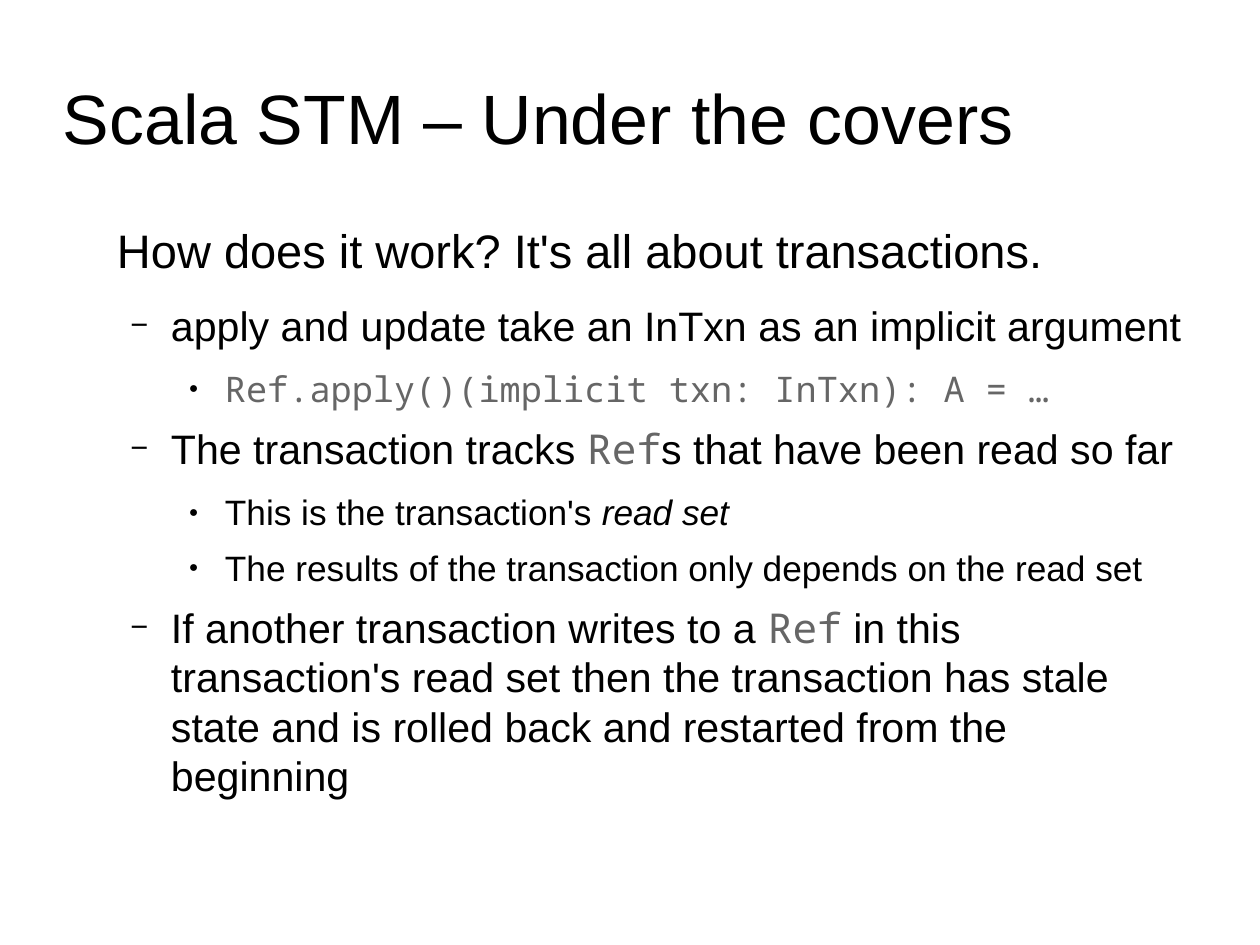
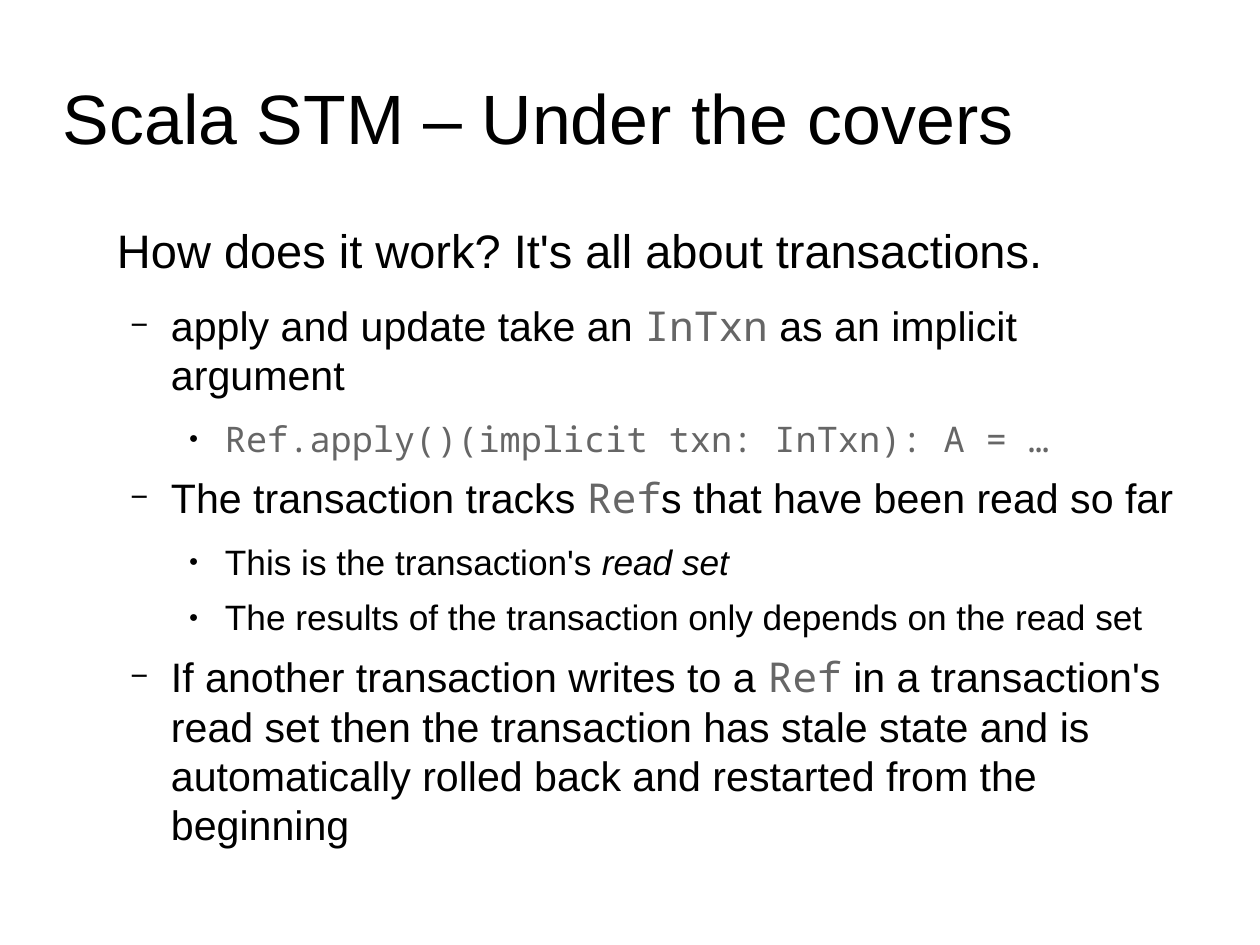
Before and after one commit to marcsaegesser/STMPresentation, a slide deck: slide 15 of slides/STMPresentation.odp. Drawn at 1260x945 pixels with LibreOffice and Linux fonts; fonts in the diff are those of the drawing. Boxes give left, top, right and bottom in pixels: in the first picture for what was removed or moved away, otherwise in the second. Text is boxed around its words. In the diff, an @@ line names an element or a change of style, - is before the commit and + after.

Commit message:
Updated slides.

```diff
--- a/slides/STMPresentation.odp
+++ b/slides/STMPresentation.odp
@@ text at (171,311,1017,398): font Arial to Noto Sans Mono, text colour #000000 to #666666 in "InTxn" @@
@@ text at (171,660,1160,743): text changed @@
-  − If another transaction writes to a Ref in this transaction's read set then the transaction has stale state and is rolled back and restarted from the beginning
+  − If another transaction writes to a Ref in a transaction's read set then the transaction has stale state and is automatically rolled back and restarted from the beginning
```
Also in this commit, not shown: 2 other slides changed.
